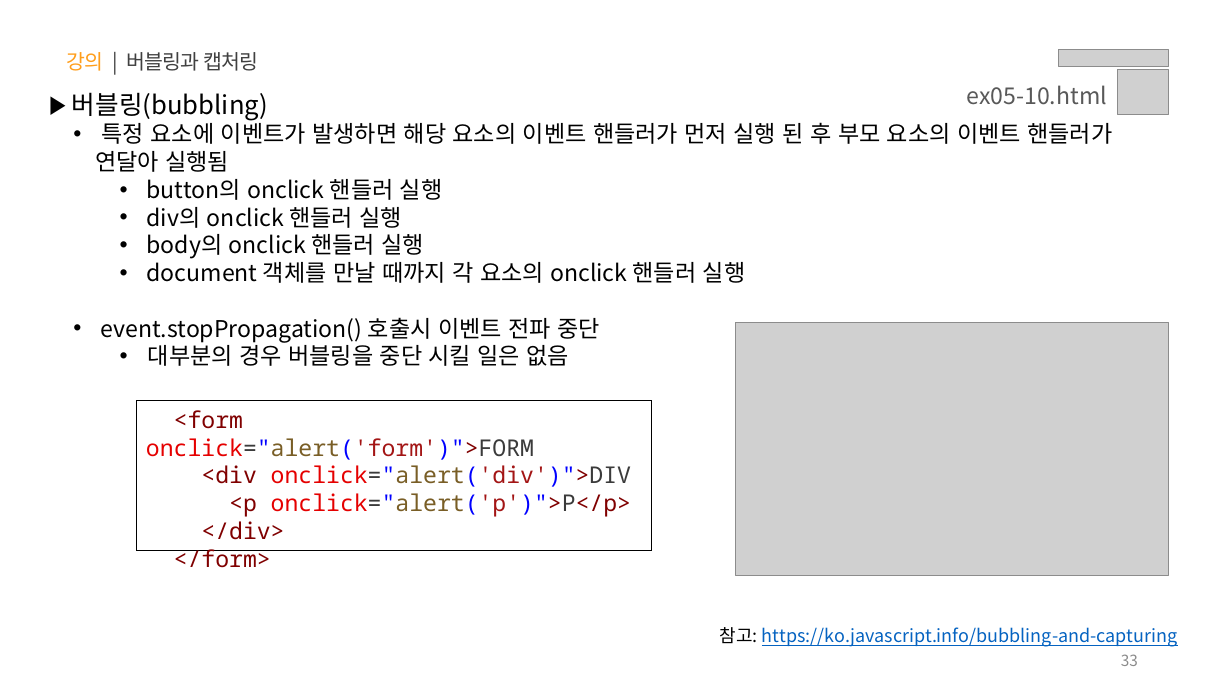
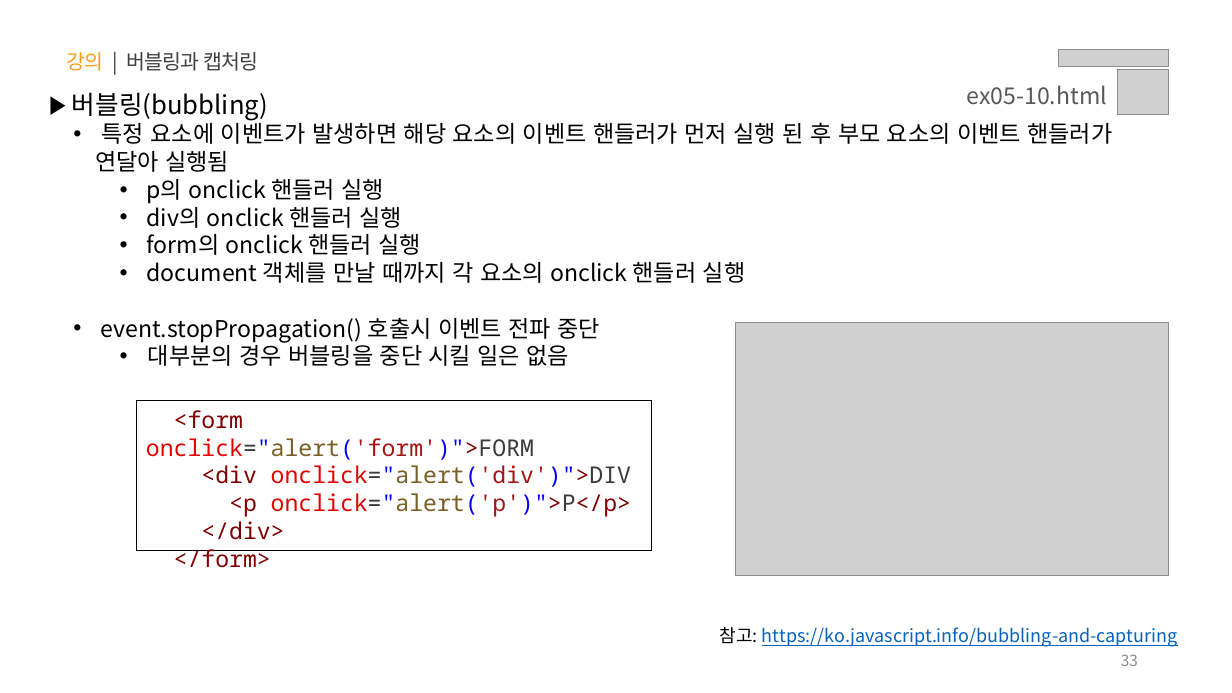
Before and after one commit to yebin-jeong/learn-js, a slide deck: slide 33 of PPT/05.자바스크립트 - 클라이언트 사이드(Event, DOM, Ajax, Web APIs).pptx. Drawn at 1232x693 pixels with LibreOffice and Linux fonts; fonts in the diff are those of the drawing; grey boxes stand for pictures. Boxes give left, top, right and bottom in pixels: in the first picture for what was removed or moved away, otherwise in the second. Text is boxed around its words. In the diff, an @@ line names an element or a change of style, - is before the commit and + after.

```diff
--- a/PPT/05.자바스크립트 - 클라이언트 사이드(Event, DOM, Ajax, Web APIs).pptx
+++ b/PPT/05.자바스크립트 - 클라이언트 사이드(Event, DOM, Ajax, Web APIs).pptx
@@ text at bbox=[147, 179, 384, 204]: text changed @@
-    • button의 onclick 핸들러 실행
+    • p의 onclick 핸들러 실행
@@ text at bbox=[147, 234, 422, 255]: text changed @@
-    • body의 onclick 핸들러 실행
+    • form의 onclick 핸들러 실행
```
